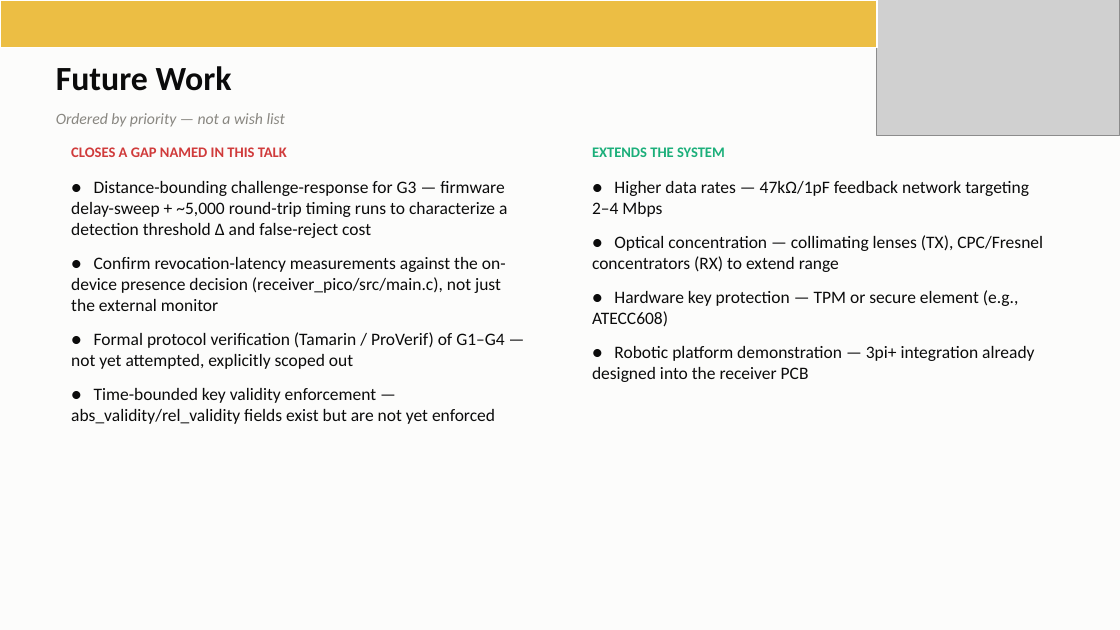
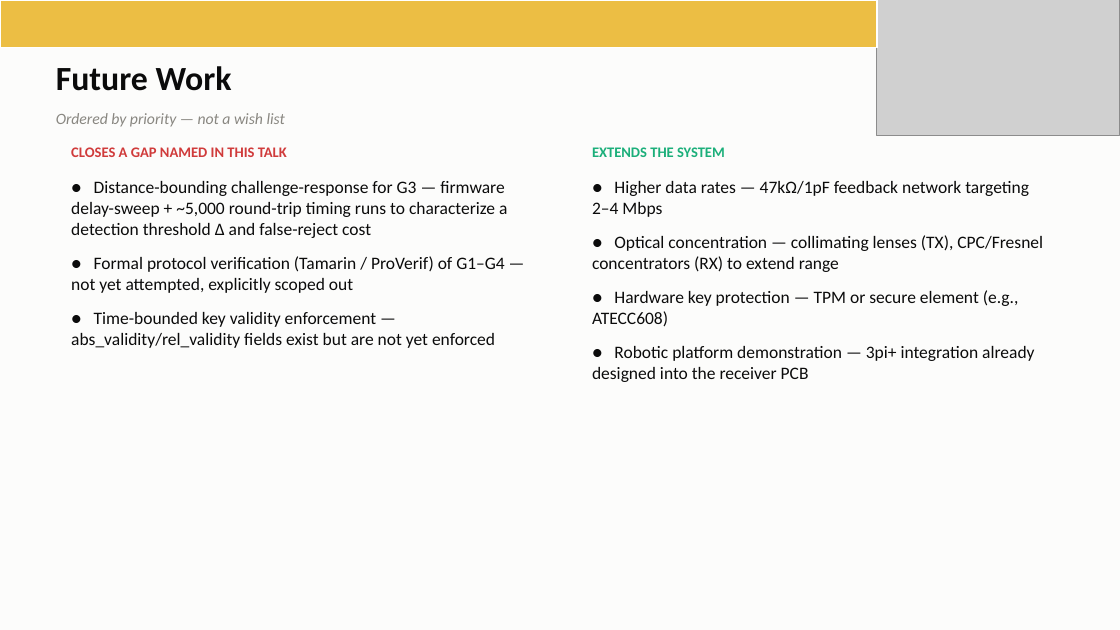
Before and after one commit to iotauth/lifi-auth, a slide deck: slide 27 of thesis_defense/lifi_thesis_defense.pptx. Drawn at 1120x630 pixels with LibreOffice and Linux fonts; fonts in the diff are those of the drawing; grey boxes stand for pictures. Boxes give left, top, right and bottom in pixels: in the first picture for what was removed or moved away, otherwise in the second. Text is boxed around its words. In the diff, an @@ line names an element or a change of style, - is before the commit and + after.

```diff
--- a/thesis_defense/lifi_thesis_defense.pptx
+++ b/thesis_defense/lifi_thesis_defense.pptx
@@ text at [71, 257, 506, 311]: paragraph removed @@
-● Confirm revocation-latency measurements against the on-device presence decision (receiver_pico/src/main.c), not just the external monitor
```
Also in this commit, not shown: 3 other slides changed, 7 other files.
